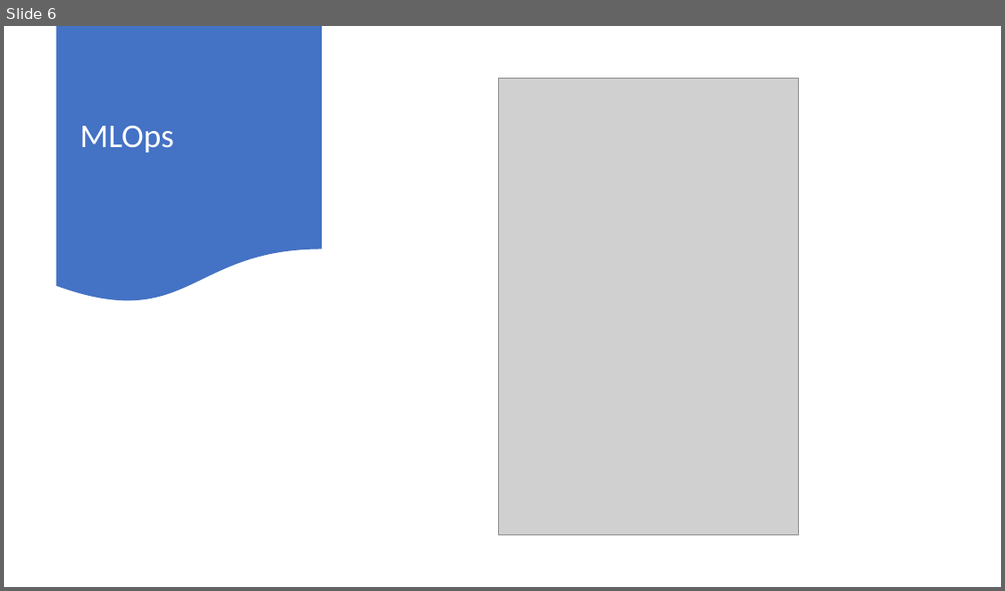
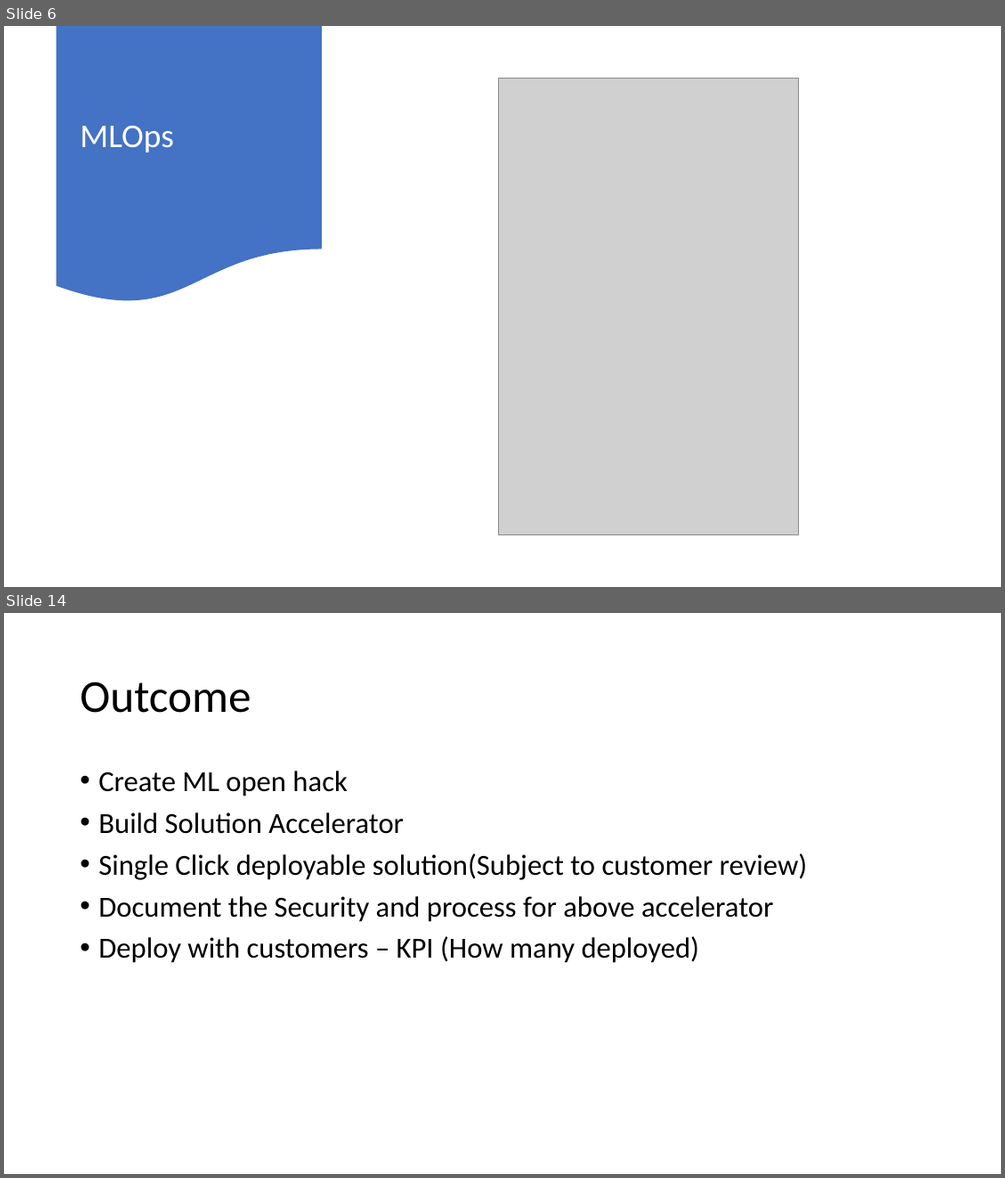
Before and after one commit to memasanz/AMLHackathonWithMLOps, a slide deck: Architecture/Simplify MLOps for Everyone.pptx. Shown one above the other, each under a label of ours: slide 6 before the commit, slides 6 and 14 after it; the slides between them are not shown. The pictures are 1005x591 and 1005x1178 pixels, drawn with LibreOffice and Linux fonts; fonts in the diff are those of the drawing; grey boxes stand for pictures. Boxes give left, top, right and bottom in pixels: in the first picture for what was removed or moved away, otherwise in the second. Text is boxed around its words. In the diff, an @@ line names an element or a change of style, - is before the commit and + after.

```diff
--- a/Architecture/Simplify MLOps for Everyone.pptx
+++ b/Architecture/Simplify MLOps for Everyone.pptx
@@ slide 14 added at (x1=4, y1=613, x2=1001, y2=1174), background #FFFFFF @@
@@ title added at (x1=80, y1=682, x2=251, y2=713), 44 pt, text #000000 @@
+Outcome
@@ text added at (x1=98, y1=771, x2=808, y2=963), 28 pt, text #000000 @@
+• Create ML open hack
+• Build Solution Accelerator
+• Single Click deployable solution(Subject to customer review)
+• Document the Security and process for above accelerator
+• Deploy with customers – KPI (How many deployed)
```
Also in this commit, not shown: 7 other slides added.
